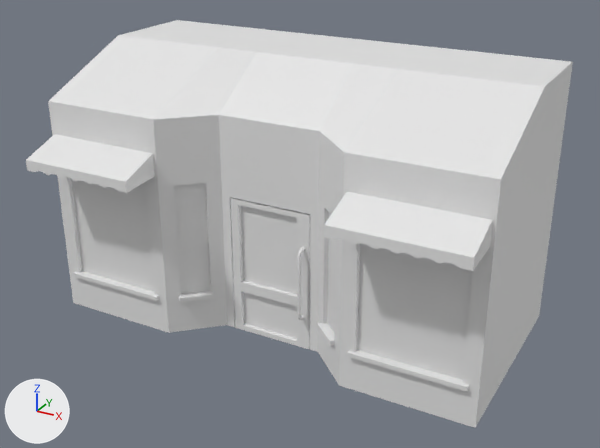
Renders of the FBX model 2000Dollars/Assets/Props/Props/Fleuriste.FBX from each side of a commit.
The view is the same before and after, from a 50 mm lens placed at (4.31, -7.67, 5.1), pointed at (0.13, -0.06, 1.29). The lights are fixed; the arrows at lower left show +X, +Y and +Z.

The first picture shows 'Fleuriste'.
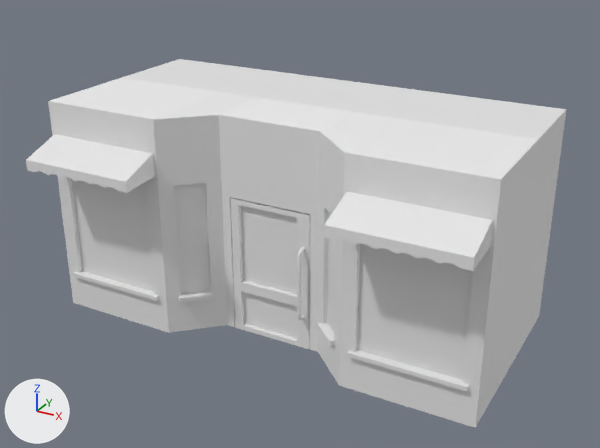
The newer file is also rescaled (x1000000.0) as a whole; pictures and numbers use the older file's frame.

Scene script edits in JSON lines:
```json
{"block": "me_mesh", "where": "me_mesh.from_pydata(...)  # 684 vertices, 642 faces; spans x -2.6..2.6, y -1.48..1.48, z 0.0..3.11"}
{"block": "me_mesh", "where": "# used by ob_fleuriste; location = (0.0, 0.0, 0.0)"}
{"block": "me_mesh", "change": "me_mesh part 1: all 16 vertices in x -2.6..2.6, y 0.27..1.48, z 3.11 are moved by (0.0, 0.0, -0.52)"}
```

Location of each change, (x1, y1, x2, y2) in pixels of the pictures (600 x 448 px; the box of a moved part takes in the faces that stretch with it):
```json
{"object": "Fleuriste", "change": "reshaped", "before": [26, 20, 573, 428], "after": [26, 59, 567, 428], "on screen": "10% shorter"}
{"part": 1, "of": "me_mesh", "change": "moved or reshaped", "before": [49, 20, 573, 241], "after": [50, 59, 567, 241]}
```
